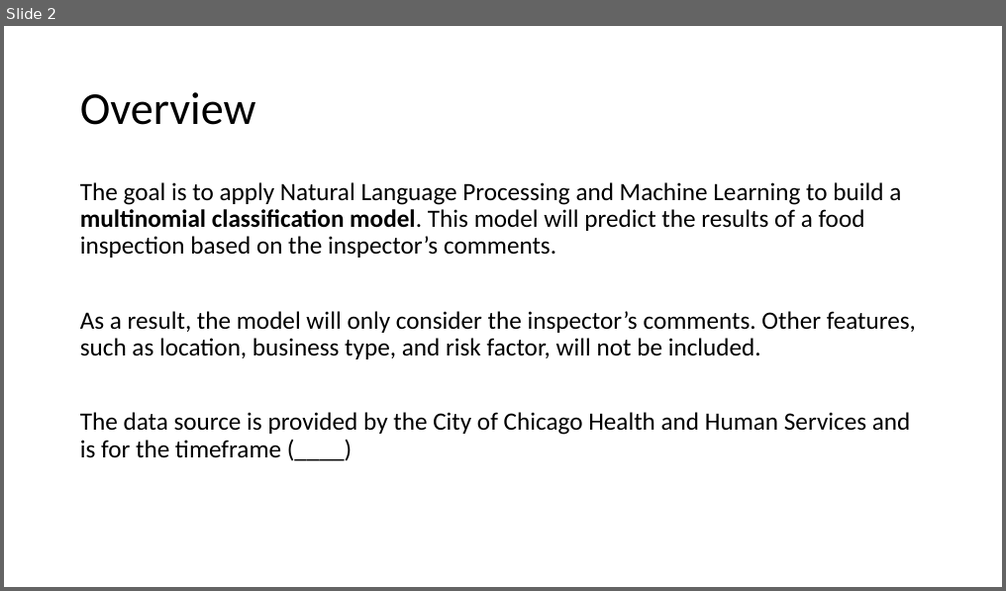
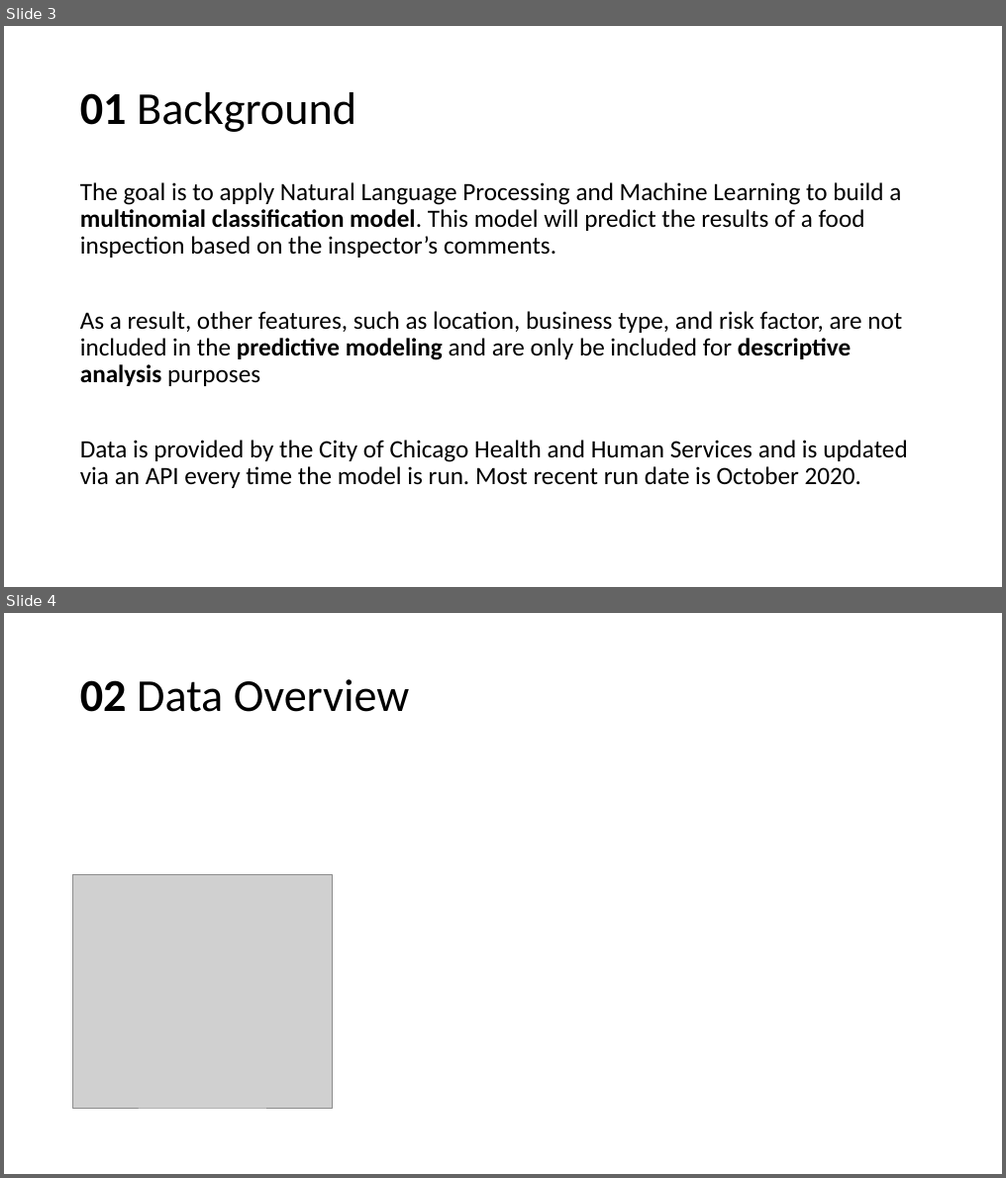
Before and after one commit to sstarkjr/NLP-food-safety-classification, a slide deck: Presentation.pptx. Shown one above the other, each under a label of ours: slide 2 before the commit, slides 3 and 4 after it. The pictures are 1006x591 and 1006x1178 pixels, drawn with LibreOffice and Linux fonts; fonts in the diff are those of the drawing; grey boxes stand for pictures. Boxes give left, top, right and bottom in pixels: in the first picture for what was removed or moved away, otherwise in the second. Text is boxed around its words. In the diff, an @@ line names an element or a change of style, - is before the commit and + after.

```diff
--- a/Presentation.pptx
+++ b/Presentation.pptx
@@ slide 4 added at (4,613,1002,1174), background #FFFFFF @@
@@ title added at (80,679,410,712), 44 pt, text #000000 @@
+02 Data Overview
@@ picture added at (73,875,332,1108) @@
@@ what was slide 2 is now slide 3 @@
@@ slide 3 changed as well @@
@@ title at (80,92,356,132): text changed @@
-Overview
+01 Background
@@ text at (80,311,907,488): text changed @@
-As a result, the model will only consider the inspector’s comments. Other features, such as location, business type, and risk factor, will not be included.
-The data source is provided by the City of Chicago Health and Human Services and is for the timeframe (____)
+As a result, other features, such as location, business type, and risk factor, are not included in the predictive modeling and are only be included for descriptive analysis purposes
+Data is provided by the City of Chicago Health and Human Services and is updated via an API every time the model is run. Most recent run date is October 2020.
```
Also in this commit, not shown: 3 other slides changed, 2 other slides added, 2 slides removed, 1 other file.
